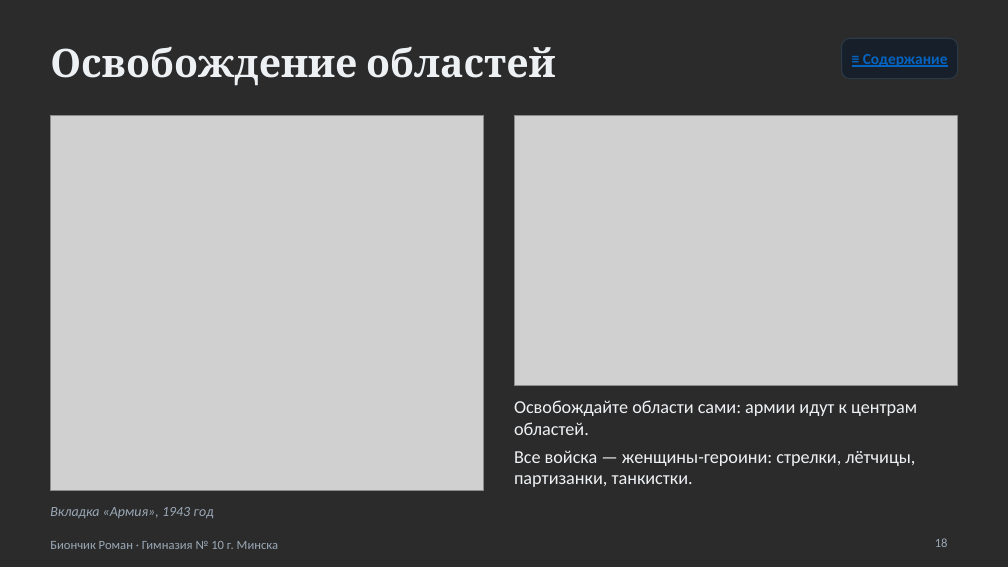
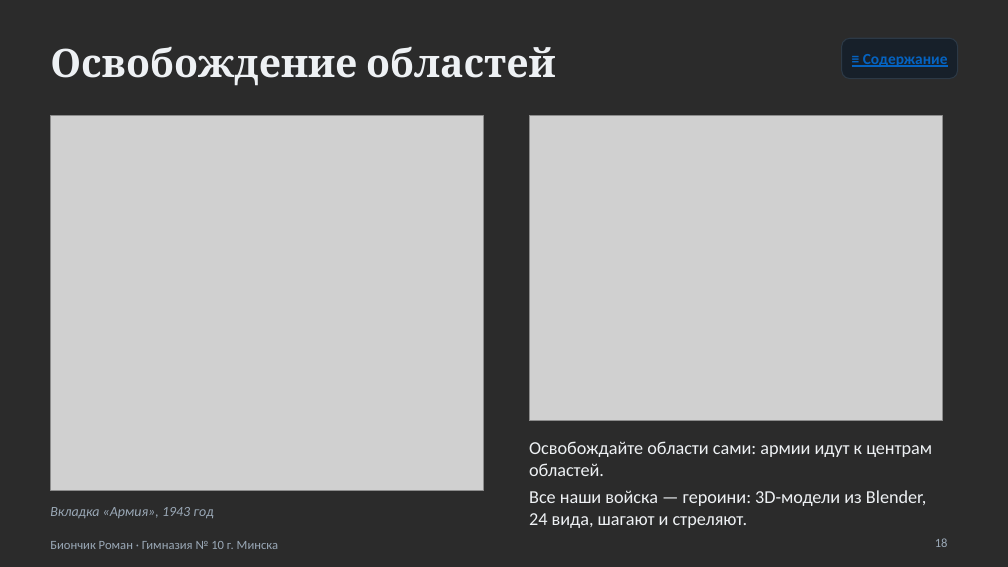
Before and after one commit to rteaminfo1-source/xy-, a slide deck: slide 18 of belarus-game/docs/Презентация - Судьба Республики Беларусь.pptx. Drawn at 1008x567 pixels with LibreOffice and Linux fonts; fonts in the diff are those of the drawing; grey boxes stand for pictures; background and template pictures are left out; a plain dark background stands for a picture behind light text. Boxes give left, top, right and bottom in pixels: in the first picture for what was removed or moved away, otherwise in the second. Text is boxed around its words. In the diff, an @@ line names an element or a change of style, - is before the commit and + after.

```diff
--- a/belarus-game/docs/Презентация - Судьба Республики Беларусь.pptx
+++ b/belarus-game/docs/Презентация - Судьба Республики Беларусь.pptx
@@ picture: place and size @@
-picture at (514, 116, 958, 385)
+picture at (529, 116, 942, 421)
@@ text "Освобождайте области сами: армии идут ...": place and size @@
-text "Освобождайте области сами: армии идут ..." at (514, 400, 917, 487)
+text "Освобождайте области сами: армии идут ..." at (529, 441, 932, 528)
@@ text at (529, 490, 927, 528): text changed @@
-Все войска — женщины-героини: стрелки, лётчицы, партизанки, танкистки.
+Все наши войска — героини: 3D-модели из Blender, 24 вида, шагают и стреляют.
```
Also in this commit, not shown: 4 other slides changed, 3 other files.
